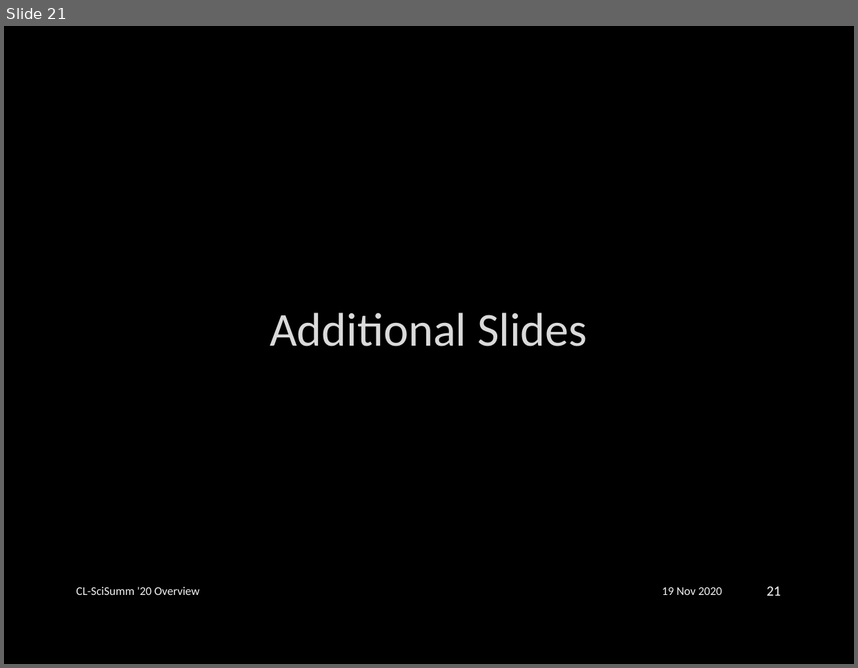
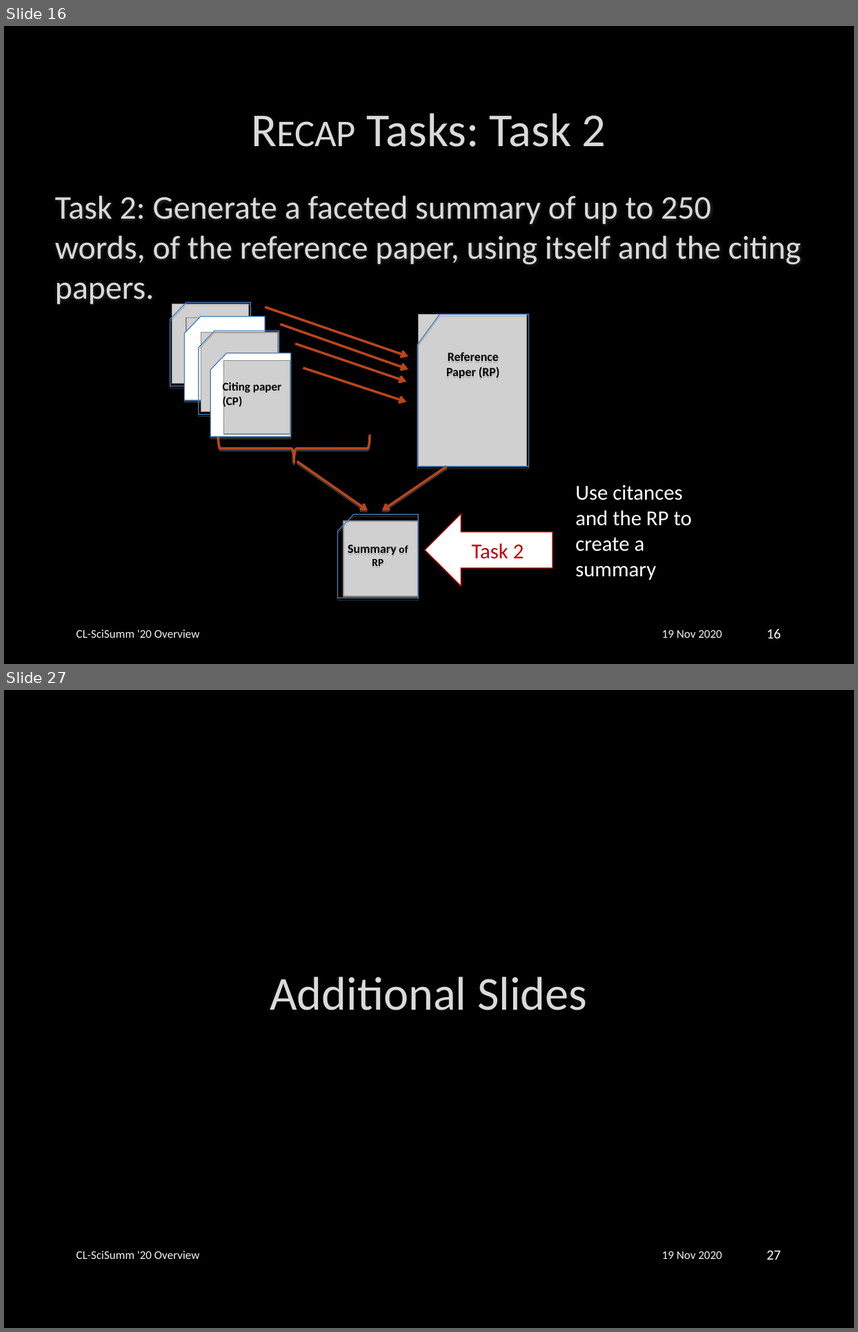
Before and after one commit to WING-NUS/scisumm-corpus, a slide deck: publications/CL-SciSumm2020/CL-SciSumm2020_slidedeck.pptx. Shown one above the other, each under a label of ours: slide 21 before the commit, slides 16 and 27 after it; the slides between them are not shown. The pictures are 858x668 and 858x1332 pixels, drawn with LibreOffice and Linux fonts; fonts in the diff are those of the drawing; grey boxes stand for pictures; background and template pictures are left out. Boxes give left, top, right and bottom in pixels: in the first picture for what was removed or moved away, otherwise in the second. Text is boxed around its words. In the diff, an @@ line names an element or a change of style, - is before the commit and + after.

```diff
--- a/publications/CL-SciSumm2020/CL-SciSumm2020_slidedeck.pptx
+++ b/publications/CL-SciSumm2020/CL-SciSumm2020_slidedeck.pptx
@@ slide 16 added at (x1=4, y1=26, x2=854, y2=664), background picture (left out) @@
@@ title added at (x1=367, y1=113, x2=606, y2=147), 40 pt, text #DADADA @@
+Recap Tasks: Task 2
@@ text added at (x1=55, y1=195, x2=802, y2=304), 28 pt, text #DADADA @@
+Task 2: Generate a faceted summary of up to 250 words, of the reference paper, using itself and the citing papers.
@@ arrow added from (265, 307) to (408, 356), #BC451B 2 pt @@
@@ flow chart punched card added at (x1=417, y1=314, x2=528, y2=466), outline #4A7EBB 0.75 pt, 10.5 pt, text #000000, bold @@
+Reference
+Paper (RP)
@@ picture added at (x1=418, y1=314, x2=527, y2=466) @@
@@ arrow added from (280, 324) to (408, 368), #BC451B 2 pt @@
@@ arrow added from (296, 343) to (406, 381), #BC451B 2 pt @@
@@ arrow added from (303, 368) to (406, 402), #BC451B 2 pt @@
@@ group added at (x1=170, y1=302, x2=291, y2=437): 4 pictures, 4 flow chart punched cards, 1 text @@
+Citing paper (CP)
@@ left brace added at (x1=219, y1=434, x2=370, y2=463), outline #BC451B 2 pt @@
@@ arrow added from (297, 461) to (368, 510), #BC451B 2 pt @@
@@ arrow added from (447, 466) to (382, 510), #BC451B 2 pt @@
@@ text added at (x1=575, y1=485, x2=692, y2=579), 18 pt, text #FFFFFF @@
+Use citances and the RP to create a summary
@@ flow chart punched card added at (x1=338, y1=514, x2=419, y2=597), outline #4A7EBB 0.75 pt, 10.5 pt, text #000000, bold @@
+Summary of RP
@@ picture added at (x1=343, y1=521, x2=418, y2=597) @@
@@ right arrow added at (x1=425, y1=514, x2=553, y2=586), fill #FFFFFF, outline #C00000 0.75 pt, 18 pt, text #C00000 @@
+Task 2
@@ text added at (x1=76, y1=629, x2=200, y2=637), 10 pt, text #F2F2F2 @@
+CL-SciSumm '20 Overview
@@ text added at (x1=662, y1=630, x2=722, y2=637), 10 pt, text #F2F2F2 @@
+19 Nov 2020
@@ page number added at (x1=766, y1=628, x2=781, y2=638), 12 pt, text #FFFFFF @@
+16
@@ what was slide 21 is now slide 27 @@
@@ page number at (x1=766, y1=1250, x2=781, y2=1259): text changed @@
-21
+27
```
Also in this commit, not shown: 17 slides changed, 5 other slides added.
